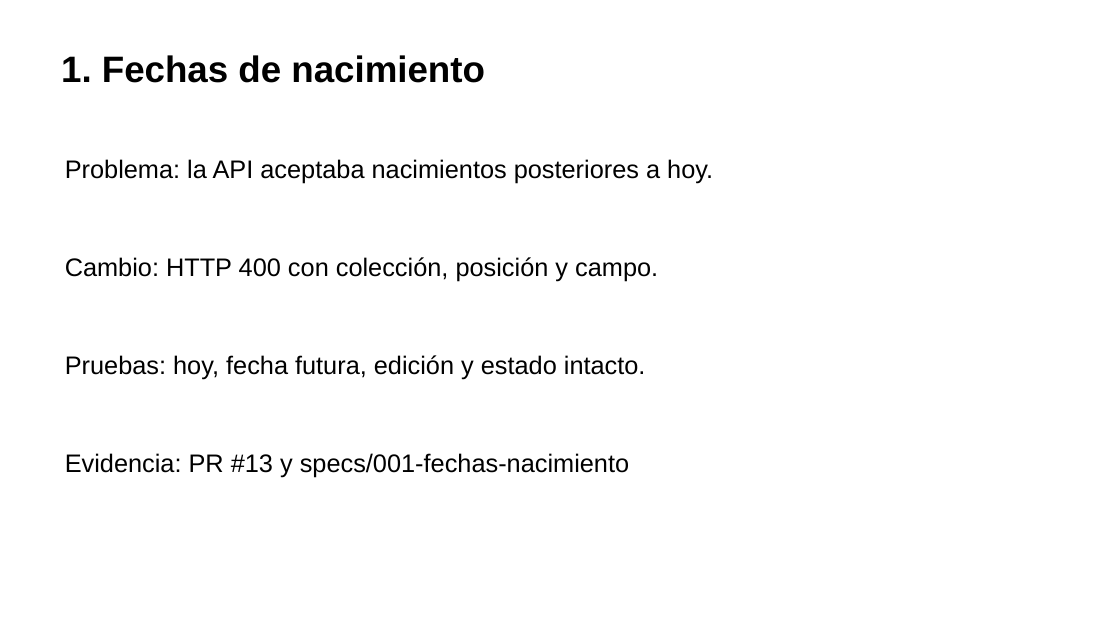
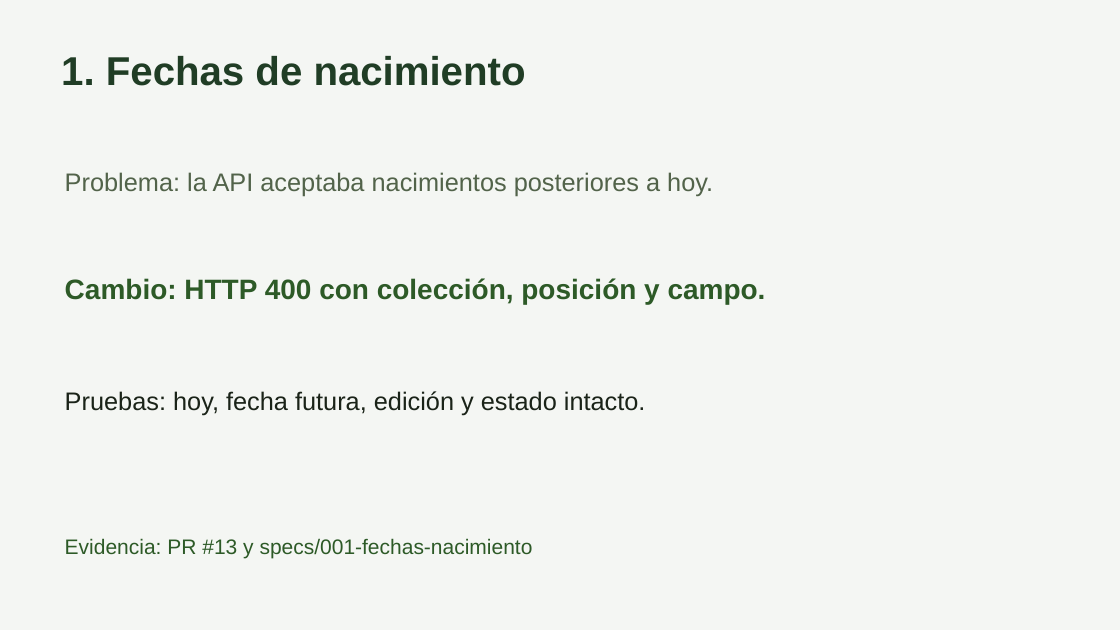
Before and after one commit to carlos-rubio-dev/bovicontrol-pro, a slide deck: slide 8 of docs/integrador/Presentacion.pptx. Drawn at 1120x630 pixels with LibreOffice and Linux fonts; fonts in the diff are those of the drawing. Boxes give left, top, right and bottom in pixels: in the first picture for what was removed or moved away, otherwise in the second. Text is boxed around its words. In the diff, an @@ line names an element or a change of style, - is before the commit and + after.

```diff
--- a/docs/integrador/Presentacion.pptx
+++ b/docs/integrador/Presentacion.pptx
@@ background #FFFFFF to #F4F6F3 @@
@@ text "1. Fechas de nacimiento" at bbox=[61, 56, 526, 86]: size 31.5 to 34.5 pt, text colour #000000 to #203D25 @@
@@ text "Problema: la API aceptaba nacimientos ...": place and size @@
-text "Problema: la API aceptaba nacimientos ..." at bbox=[65, 159, 713, 184]
+text "Problema: la API aceptaba nacimientos ..." at bbox=[65, 172, 713, 197]
@@ text "Problema: la API aceptaba nacimientos ..." at bbox=[65, 172, 713, 197]: text colour #000000 to #52634A @@
@@ text "Cambio: HTTP 400 con colección, ...": place and size @@
-text "Cambio: HTTP 400 con colección, ..." at bbox=[65, 257, 658, 282]
+text "Cambio: HTTP 400 con colección, ..." at bbox=[65, 278, 766, 304]
@@ text "Cambio: HTTP 400 con colección, ..." at bbox=[65, 278, 766, 304]: size 21.8 to 24 pt, text colour #000000 to #2D5A27, bold on @@
@@ text "Pruebas: hoy, fecha futura, edición ...": place and size @@
-text "Pruebas: hoy, fecha futura, edición ..." at bbox=[65, 355, 646, 380]
+text "Pruebas: hoy, fecha futura, edición ..." at bbox=[65, 391, 646, 415]
@@ text "Pruebas: hoy, fecha futura, edición ..." at bbox=[65, 391, 646, 415]: text colour #000000 to #1A2318 @@
@@ text "Evidencia: PR #13 y specs/001-fechas-nacimiento": place and size @@
-text "Evidencia: PR #13 y specs/001-fechas-nacimiento" at bbox=[65, 453, 629, 478]
+text "Evidencia: PR #13 y specs/001-fechas-nacimiento" at bbox=[65, 538, 533, 559]
@@ text "Evidencia: PR #13 y specs/001-fechas-nacimiento" at bbox=[65, 538, 533, 559]: size 21.8 to 18 pt, text colour #000000 to #2D5A27 @@
```
Also in this commit, not shown: 16 other slides changed.
